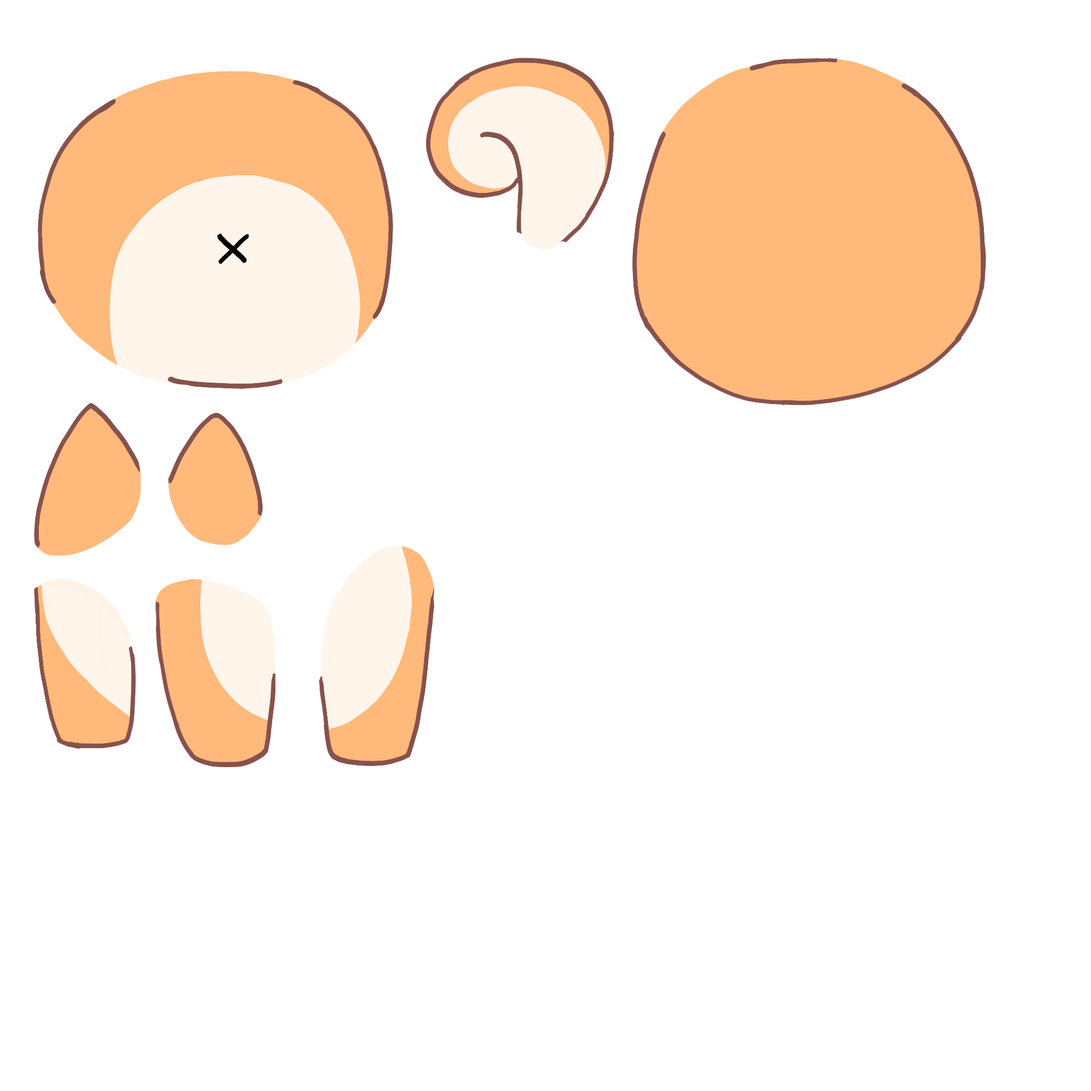
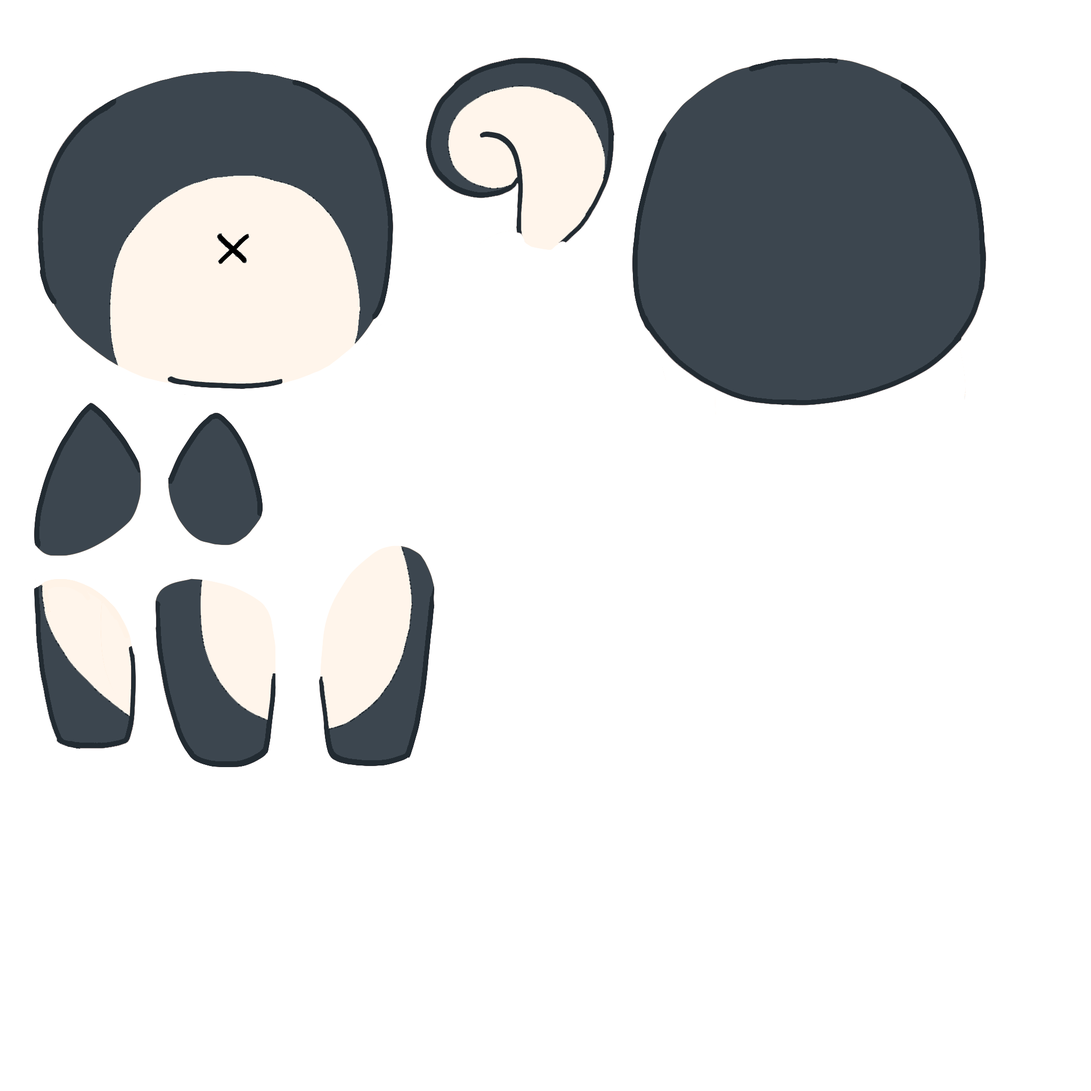
Before/after of a 1091 × 1091 layered artwork. What changed in the layer stack:
added layer "u copy" above "u" over [34, 57, 987, 768]
